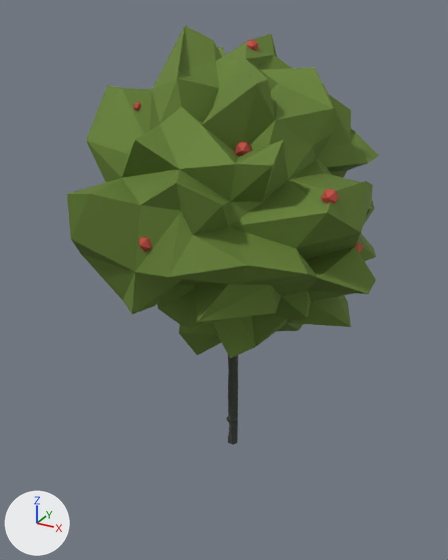
A saved change to the FBX model Assets/Models/Holly.fbx.
One viewpoint serves both versions: a camera (50 mm lens) standing at (0.943, -1.802, 1.599) and looking at (-0.061, 0.024, 0.686). The lights are fixed; the arrows at lower left show +X, +Y and +Z. Where no turn or scale is listed for an object, it has been applied to the vertices.
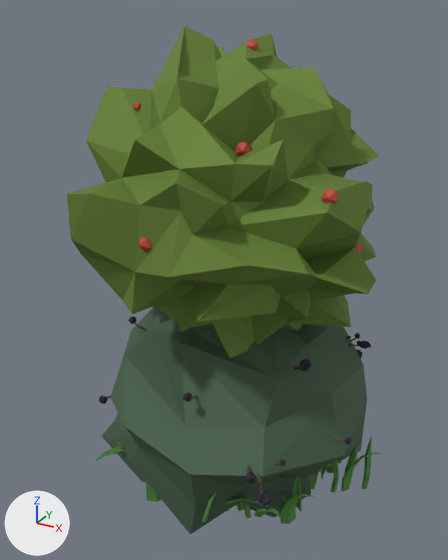
Patch to the scene script:
```diff
--- a/Assets/Models/Holly.fbx.py
+++ b/Assets/Models/Holly.fbx.py
@@ mat_grass_001 @@
+mat_grass_001 = principled_material('Grass.001')
+mat_grass_001.base_color = (0.111, 0.312, 0.0734)  # green #5e984d
+mat_grass_001.metallic = 0.5
+mat_grass_001.roughness = 0.749
@@ mat_leaves_003 @@
+mat_leaves_003 = principled_material('Leaves.003')
+mat_leaves_003.base_color = (0.0804, 0.141, 0.0838)  # dark green #506952
+mat_leaves_003.metallic = 0.5
+mat_leaves_003.roughness = 0.749
@@ mat_pasted__pasted__pasted__wood5_001 @@
+mat_pasted__pasted__pasted__wood5_001 = principled_material('pasted__pasted__pasted__Wood5.001')
+mat_pasted__pasted__pasted__wood5_001.base_color = (0.129, 0.0932, 0.0481)  # brown #65563e
+mat_pasted__pasted__pasted__wood5_001.metallic = 0.5
+mat_pasted__pasted__pasted__wood5_001.roughness = 0.749
@@ mat_pasted__pasted__pasted__bramble5_001 @@
+mat_pasted__pasted__pasted__bramble5_001 = principled_material('pasted__pasted__pasted__Bramble5.001')
+mat_pasted__pasted__pasted__bramble5_001.base_color = (0.0387, 0.0283, 0.0516)  # dark purple #372f40
+mat_pasted__pasted__pasted__bramble5_001.metallic = 0.5
+mat_pasted__pasted__pasted__bramble5_001.roughness = 0.749
@@ me_mesh_006 @@
+me_mesh_006.from_pydata(...)  # 6368 vertices, 6118 faces; spans x -0.656..0.572, y -0.492..0.599, z -0.119..0.198
+me_mesh_006.materials.append(mat_grass_001)  # green #5e984d
@@ me_mesh_005 @@
+me_mesh_005.from_pydata(...)  # 1682 vertices, 2667 faces; spans x -0.523..0.516, y -0.537..0.583, z -0.339..0.483
+# faces by material slot: [168, 1764, 735]
+me_mesh_005.materials.append(mat_leaves_003)  # dark green #506952
+me_mesh_005.materials.append(mat_pasted__pasted__pasted__bramble5_001)  # dark purple #372f40
+me_mesh_005.materials.append(mat_pasted__pasted__pasted__wood5_001)  # brown #65563e
@@ ob_group7_pasted__group5_pasted__pasted__group2_pasted__pa_1873054 @@
+ob_group7_pasted__group5_pasted__pasted__group2_pasted__pa_1873054 = bpy.data.objects.new('group7_pasted__group5_pasted__pasted__group2_pasted__pa_1873054', me_mesh_006)
+ob_group7_pasted__group5_pasted__pasted__group2_pasted__pa_1873054.location = (0.006, 0.007, 0.058)
@@ ob_bramble @@
+ob_bramble = bpy.data.objects.new('Bramble', me_mesh_005)
+ob_bramble.location = (-0.003, 0.054, 0.241)
```

Where the change shows, as pixel boxes [x1, y1, x2, y2] in the pictures (448 x 560 px):
'Bramble', added (green)
    after: [99, 304, 371, 534]
    faces in mat_leaves_003 (dark green #506952): [102, 304, 367, 534]
    faces in mat_pasted__pasted__pasted__bramble5_001 (dark purple #372f40): [99, 316, 371, 506]
    faces in mat_pasted__pasted__pasted__wood5_001 (brown #65563e): [107, 323, 359, 494]
'group7_pasted__group5_pasted__pasted__group2_pasted__pa_1873054', added (green)
    after: [95, 435, 381, 524]
